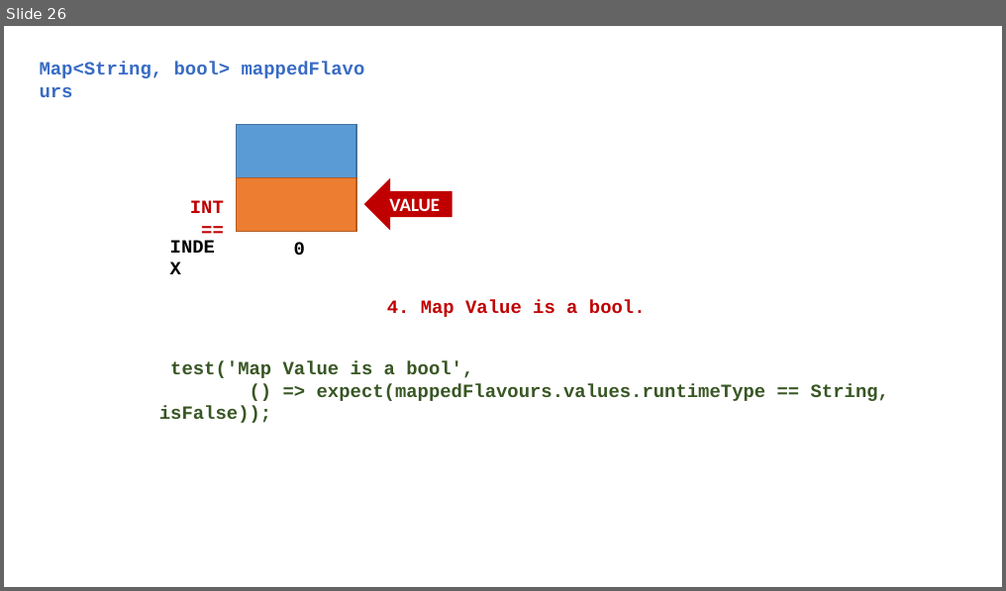
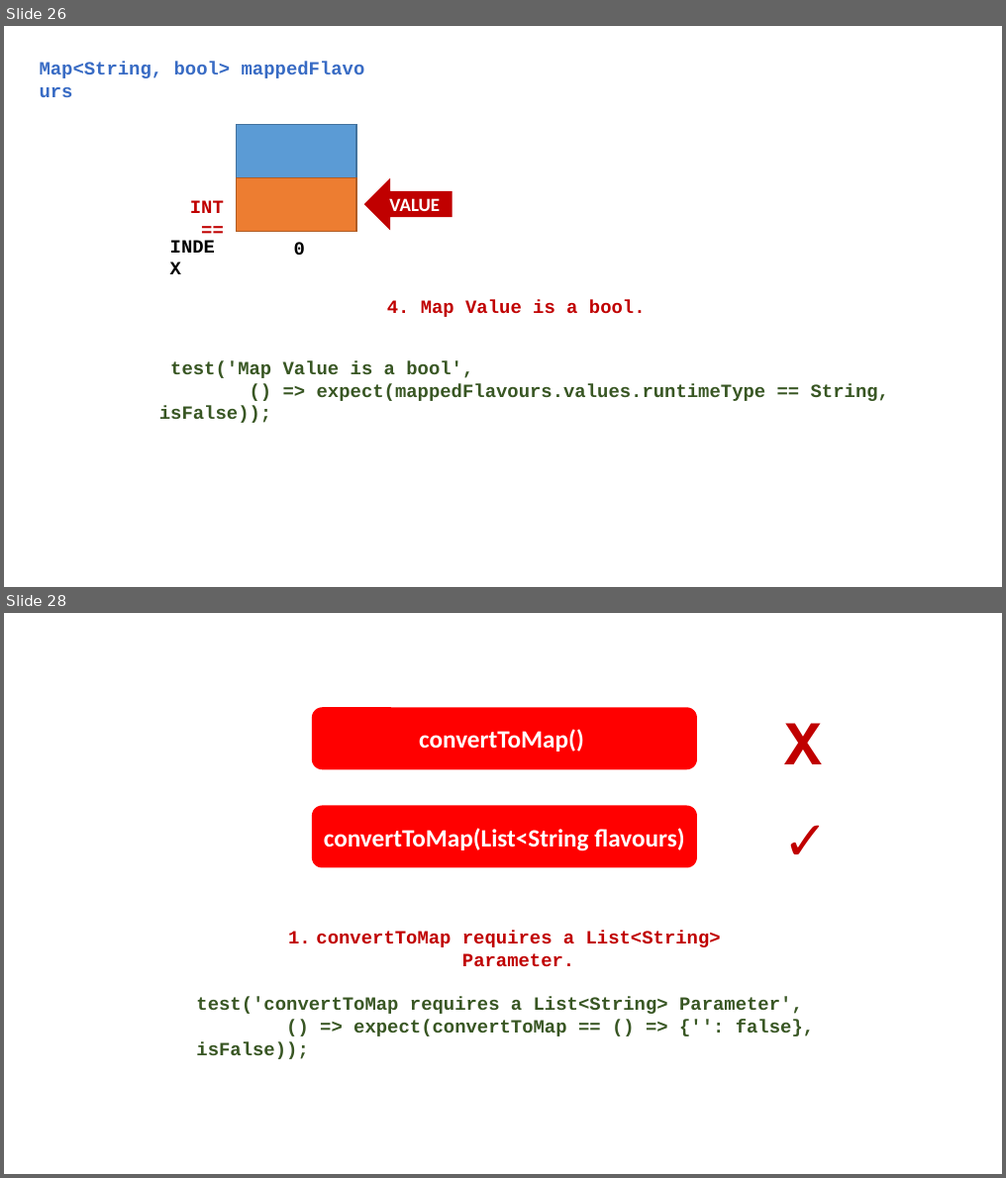
Before and after one commit to Zujaj/multiple_selection_dialogue_app, a slide deck: Multiple Selection Dialogue App.pptx. Shown one above the other, each under a label of ours: slide 26 before the commit, slides 26 and 28 after it; the slides between them are not shown. The pictures are 1006x591 and 1006x1178 pixels, drawn with LibreOffice and Linux fonts; fonts in the diff are those of the drawing. Boxes give left, top, right and bottom in pixels: in the first picture for what was removed or moved away, otherwise in the second. Text is boxed around its words. In the diff, an @@ line names an element or a change of style, - is before the commit and + after.

Commit message:
Added Function Test Cases

```diff
--- a/Multiple Selection Dialogue App.pptx
+++ b/Multiple Selection Dialogue App.pptx
@@ slide 28 added at [4,613,1002,1174], background #FFFFFF @@
@@ rounded rectangle added at [312,707,697,769], fill #FF0000, 24 pt, text #FFFFFF, bold @@
+convertToMap()
@@ text added at [784,723,822,764], 60 pt, text #C00000, bold @@
+X
@@ rounded rectangle added at [312,805,697,867], fill #FF0000, 24 pt, text #FFFFFF, bold @@
+convertToMap(List<String flavours)
@@ text added at [775,795,836,878], 60 pt, text #C00000, bold @@
+✓
@@ text added at [316,931,721,966], 18 pt, text #C00000, bold @@
+1. convertToMap requires a List<String> Parameter.
@@ text added at [196,997,814,1037], 18 pt, text #385723, bold @@
+test('convertToMap requires a List<String> Parameter',
+() => expect(convertToMap == () => {'': false}, isFalse));
```
Also in this commit, not shown: 3 other slides added.
